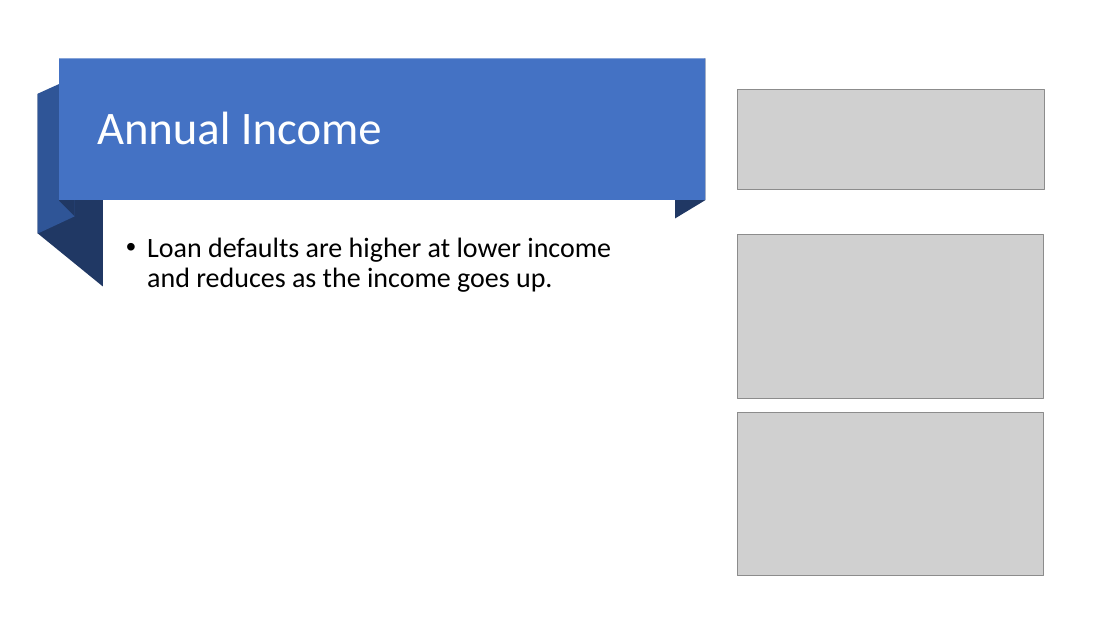
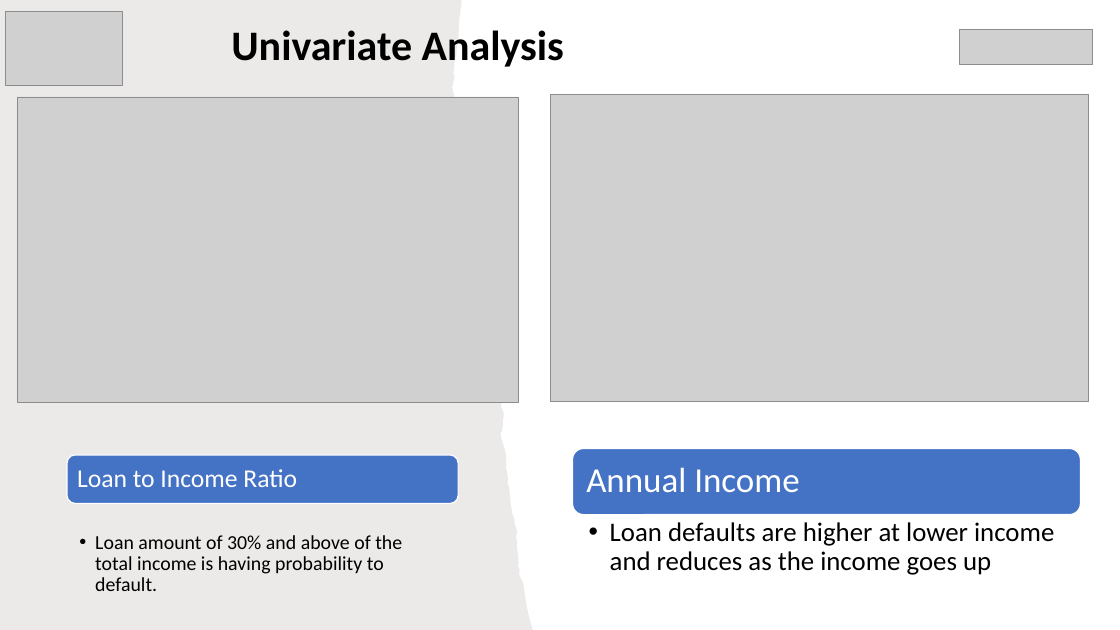
Before and after one commit to rramchan12/Lending-Club-EDA-CaseStudy, a slide deck: slide 13 of LendingClubCaseStudy.pptx (slide 17 before the commit). Drawn at 1120x630 pixels with LibreOffice and Linux fonts; fonts in the diff are those of the drawing; grey boxes stand for pictures; background and template pictures are left out. Boxes give left, top, right and bottom in pixels: in the first picture for what was removed or moved away, otherwise in the second. Text is boxed around its words. In the diff, an @@ line names an element or a change of style, - is before the commit and + after.

```diff
--- a/LendingClubCaseStudy.pptx
+++ b/LendingClubCaseStudy.pptx
@@ freeform shape added at box(0, 0, 534, 630), fill #82766A at 15% opacity @@
@@ picture added at box(6, 11, 123, 86) @@
@@ rectangle removed at box(59, 59, 705, 201) @@
@@ freeform shape removed at box(60, 59, 75, 216) @@
@@ title added at box(231, 30, 564, 67), 36 pt, text #000000, bold @@
+Univariate Analysis
@@ freeform shape removed at box(676, 59, 706, 219) @@
@@ picture added at box(960, 30, 1093, 66) @@
@@ freeform shape removed at box(38, 77, 75, 234) @@
@@ picture removed at box(738, 89, 1045, 190) @@
@@ picture added at box(18, 97, 519, 402) @@
@@ freeform shape removed at box(38, 94, 103, 287) @@
@@ picture added at box(551, 95, 1089, 402) @@
@@ picture removed at box(738, 234, 1044, 399) @@
@@ picture removed at box(738, 413, 1044, 576) @@
@@ rounded rectangle added at box(573, 449, 1081, 515), fill #4472C4, outline #FFFFFF 1 pt @@
@@ rounded rectangle added at box(67, 455, 459, 504), fill #4472C4, outline #FFFFFF 1 pt @@
@@ text added at box(77, 469, 297, 487), 22 pt, text #FFFFFF @@
+Loan to Income Ratio
@@ text "Annual Income": place and size @@
-text "Annual Income" at box(97, 111, 382, 145)
+text "Annual Income" at box(586, 467, 799, 493)
@@ text "Annual Income" at box(586, 467, 799, 493): size 40 to 30 pt, text colour #FEFFFF to #FFFFFF; more space between paragraphs @@
@@ text added at box(95, 535, 402, 591), 17 pt, text #000000 @@
+  • Loan amount of 30% and above of the total income is having probability to default.
@@ text at box(610, 522, 1054, 575): text changed; size 24 to 23 pt @@
-• Loan defaults are higher at lower income and reduces as the income goes up.
+  • Loan defaults are higher at lower income and reduces as the income goes up
```
Also in this commit, not shown: 11 other slides changed, 1 slide added, 7 slides removed, 3 other files.
